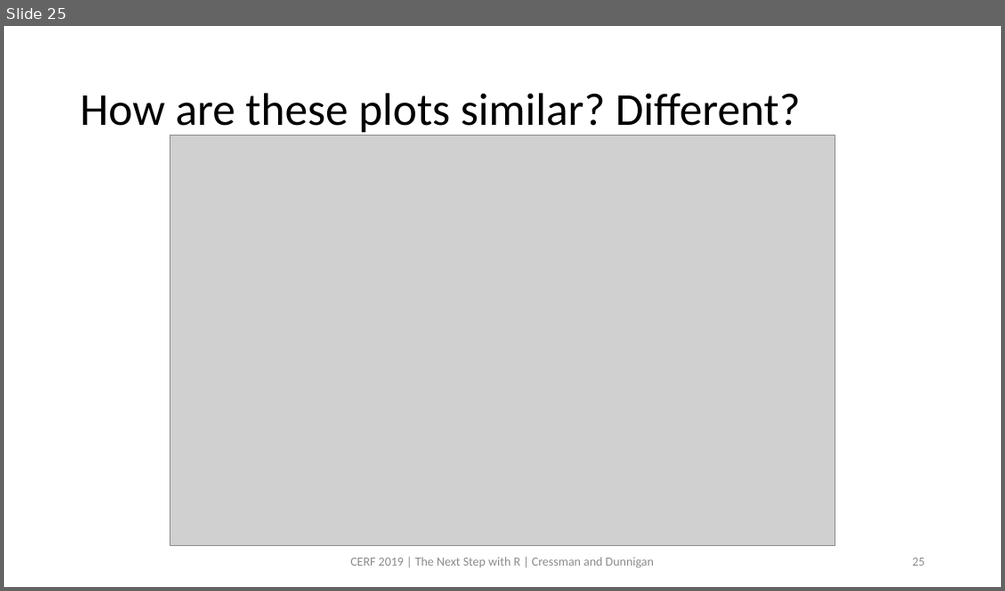
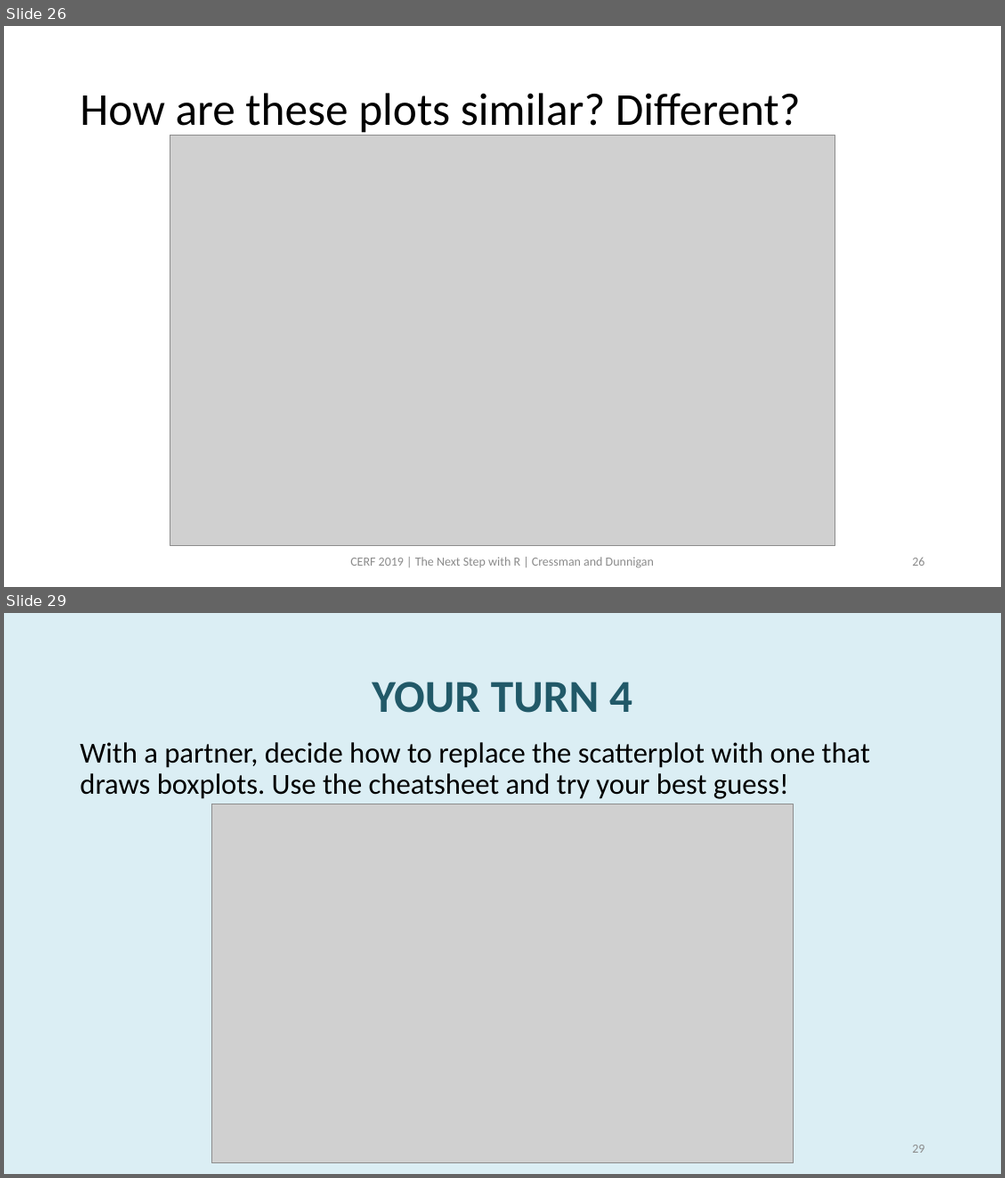
Before and after one commit to swmpkim/2019_CERF, a slide deck: slides/01_Visualize.pptx. Shown one above the other, each under a label of ours: slide 25 before the commit, slides 26 and 29 after it; the slides between them are not shown. The pictures are 1005x591 and 1005x1178 pixels, drawn with LibreOffice and Linux fonts; fonts in the diff are those of the drawing; grey boxes stand for pictures. Boxes give left, top, right and bottom in pixels: in the first picture for what was removed or moved away, otherwise in the second. Text is boxed around its words. In the diff, an @@ line names an element or a change of style, - is before the commit and + after.

```diff
--- a/slides/01_Visualize.pptx
+++ b/slides/01_Visualize.pptx
@@ slide 29 added at (4, 613, 1001, 1174), background #DBEEF4 @@
@@ title added at (372, 682, 632, 713), 44 pt, text #215968, bold @@
+YOUR TURN 4
@@ text added at (80, 742, 870, 799), 28 pt, text #000000 @@
+With a partner, decide how to replace the scatterplot with one that draws boxplots. Use the cheatsheet and try your best guess!
@@ picture added at (212, 804, 793, 1163) @@
@@ page number added at (912, 1144, 924, 1152), 12 pt, text #8C8C8C @@
+29
@@ what was slide 25 is now slide 26 @@
```
Also in this commit, not shown: 17 other slides added, 1 other file.
